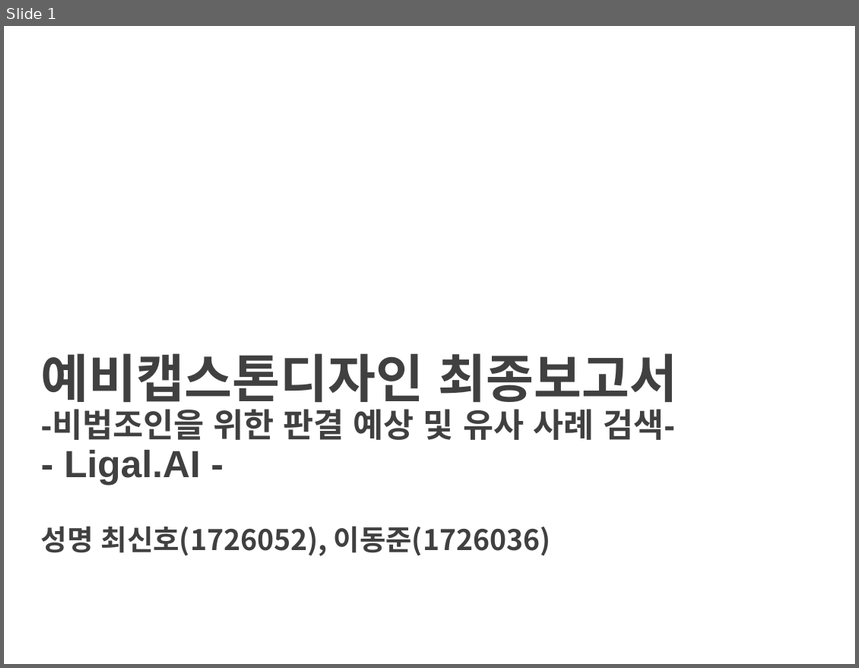
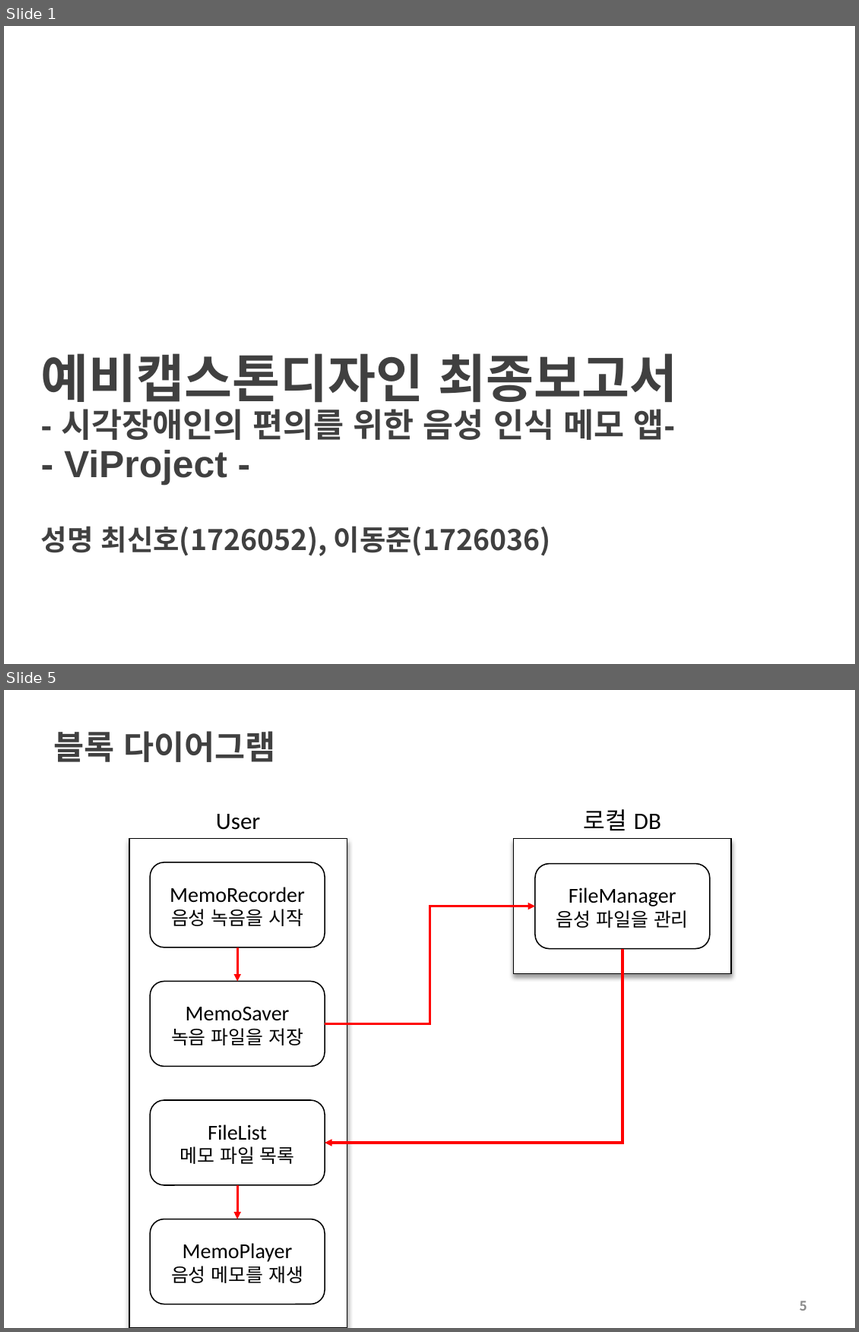
Before and after one commit to choisinho/capstone1, a slide deck: 2022-2-PreCapstoneDesign-최종보고서.pptx. Shown one above the other, each under a label of ours: slide 1 before the commit, slides 1 and 5 after it; the slides between them are not shown. The pictures are 859x668 and 859x1332 pixels, drawn with LibreOffice and Linux fonts; fonts in the diff are those of the drawing; background and template pictures are left out. Boxes give left, top, right and bottom in pixels: in the first picture for what was removed or moved away, otherwise in the second. Text is boxed around its words. In the diff, an @@ line names an element or a change of style, - is before the commit and + after.

```diff
--- a/2022-2-PreCapstoneDesign-최종보고서.pptx
+++ b/2022-2-PreCapstoneDesign-최종보고서.pptx
@@ slide 5 added at (x1=4, y1=690, x2=855, y2=1328), background #FFFFFF @@
@@ title added at (x1=53, y1=731, x2=275, y2=762), 28 pt, text #404040, bold @@
+블록 다이어그램
@@ group added at (x1=129, y1=809, x2=732, y2=1328): 5 rounded rectangles, 2 rectangles, 2 texts, 2 arrows, 2 elbow arrows @@
+User
+로컬 DB
+MemoRecorder
+음성 녹음을 시작
+MemoSaver
+녹음 파일을 저장
+FileList
+메모 파일 목록
+MemoPlayer
+음성 메모를 재생
+FileManager
+음성 파일을 관리
@@ page number added at (x1=800, y1=1301, x2=807, y2=1311), 11 pt, text #8C8C8C, bold @@
+5
@@ slide 1 changed as well @@
@@ title at (x1=41, y1=354, x2=678, y2=485): text changed @@
-예비캡스톤디자인 최종보고서
--비법조인을 위한 판결 예상 및 유사 사례 검색-
-- Ligal.AI -
+예비캡스톤디자인 최종보고서
+- 시각장애인의 편의를 위한 음성 인식 메모 앱-
+- ViProject -
```
Also in this commit, not shown: 1 other slide changed, 2 other slides added, 2 slides removed, 3 other files.
